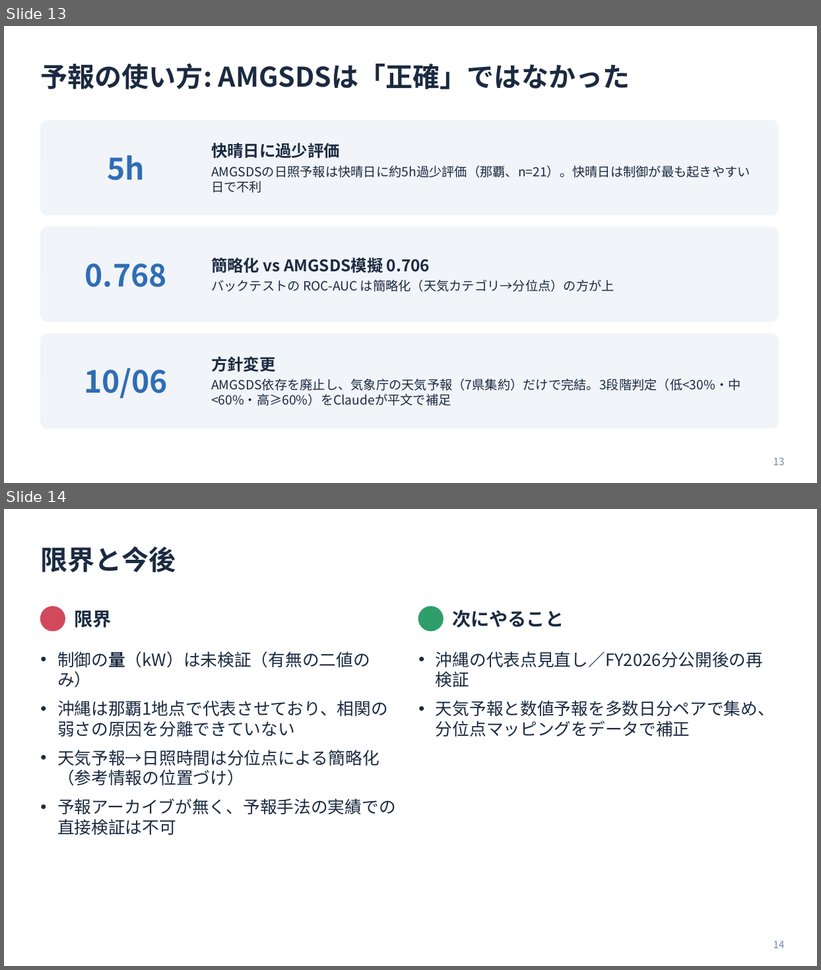
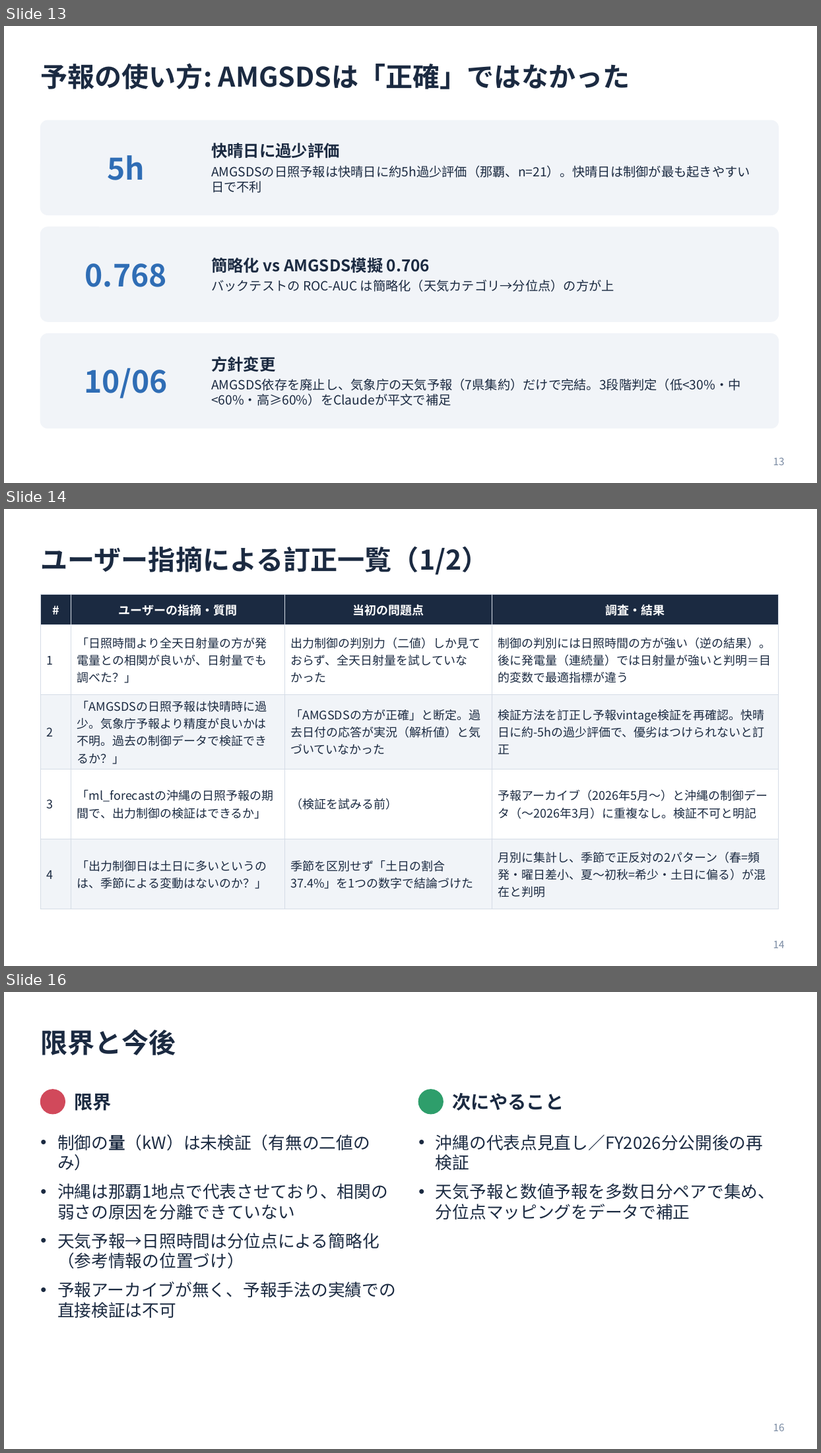
Before and after one commit to masauehr/solar_curtailment_kyushu, a slide deck: 太陽光出力制御_九州沖縄検証_claude.pptx. Shown one above the other, each under a label of ours: slides 13 and 14 before the commit, slides 13, 14 and 16 after it; the slides between them are not shown. The pictures are 821x970 and 821x1453 pixels, drawn with LibreOffice and Linux fonts; fonts in the diff are those of the drawing. Boxes give left, top, right and bottom in pixels: in the first picture for what was removed or moved away, otherwise in the second. Text is boxed around its words. In the diff, an @@ line names an element or a change of style, - is before the commit and + after.

```diff
--- a/太陽光出力制御_九州沖縄検証_claude.pptx
+++ b/太陽光出力制御_九州沖縄検証_claude.pptx
@@ slide 14 added at [4, 509, 817, 966], background #FFFFFF @@
@@ title added at [40, 546, 488, 575], 32 pt, text #1B2A41, bold @@
+ユーザー指摘による訂正一覧（1/2）
@@ table added at [40, 594, 779, 900], 5 rows, 4 columns @@
+# | ユーザーの指摘・質問 | 当初の問題点 | 調査・結果
+1 | 「日照時間より全天日射量の方が発電量との相関が良いが、日射量でも調べた？」 | 出力制御の判別力（二値）しか見ておらず、全天日射量を試していなかった | 制御の判別には日照時間の方が強い（逆の結果）。後に発電量（連続量）では日射量が強いと判明＝目的変数で最適指標が違う
+2 | 「AMGSDSの日照予報は快晴時に過少。気象庁予報より精度が良いかは不明。過去の制御データで検証できるか？」 | 「AMGSDSの方が正確」と断定。過去日付の応答が実況（解析値）と気づいていなかった | 検証方法を訂正し予報vintage検証を再確認。快晴日に約-5hの過少評価で、優劣はつけられないと訂正
+3 | 「ml_forecastの沖縄の日照予報の期間で、出力制御の検証はできるか」 | （検証を試みる前） | 予報アーカイブ（2026年5月〜）と沖縄の制御データ（〜2026年3月）に重複なし。検証不可と明記
+4 | 「出力制御日は土日に多いというのは、季節による変動はないのか？」 | 季節を区別せず「土日の割合37.4%」を1つの数字で結論づけた | 月別に集計し、季節で正反対の2パターン（春=頻発・曜日差小、夏〜初秋=希少・土日に偏る）が混在と判明
@@ page number added at [774, 941, 785, 949], 12 pt, text #7A8BA3 @@
+14
@@ what was slide 14 is now slide 16 @@
@@ page number at [774, 1424, 785, 1432]: text changed @@
-14
+16
```
Also in this commit, not shown: 1 other slide added, 1 other file.
